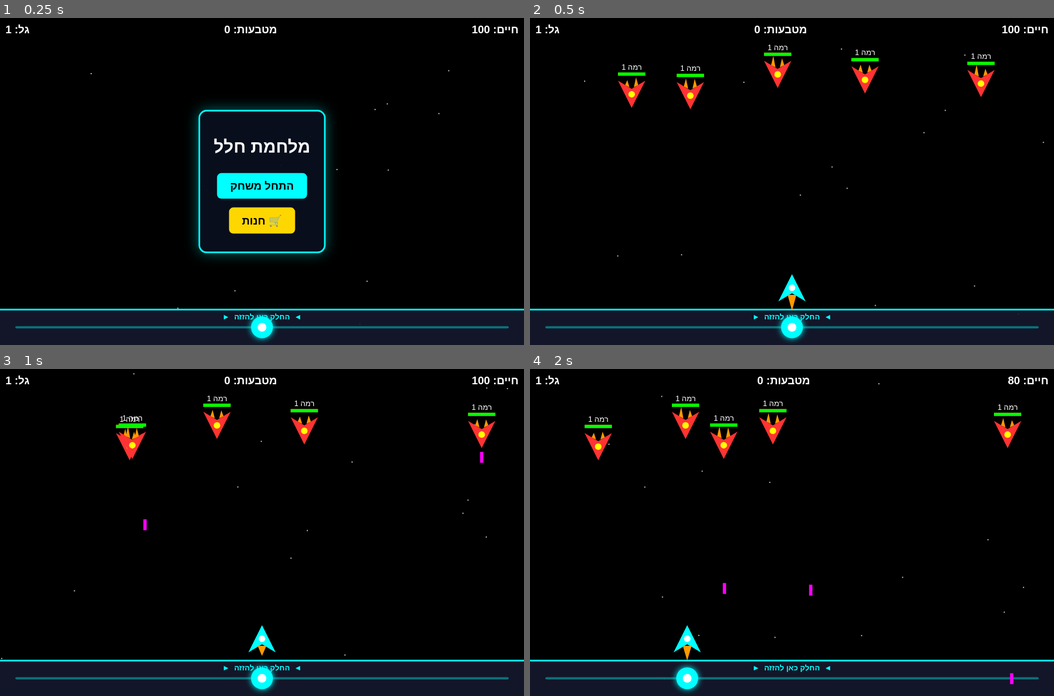
Above: before the commit, frames 1-4 (two rows, left to right).
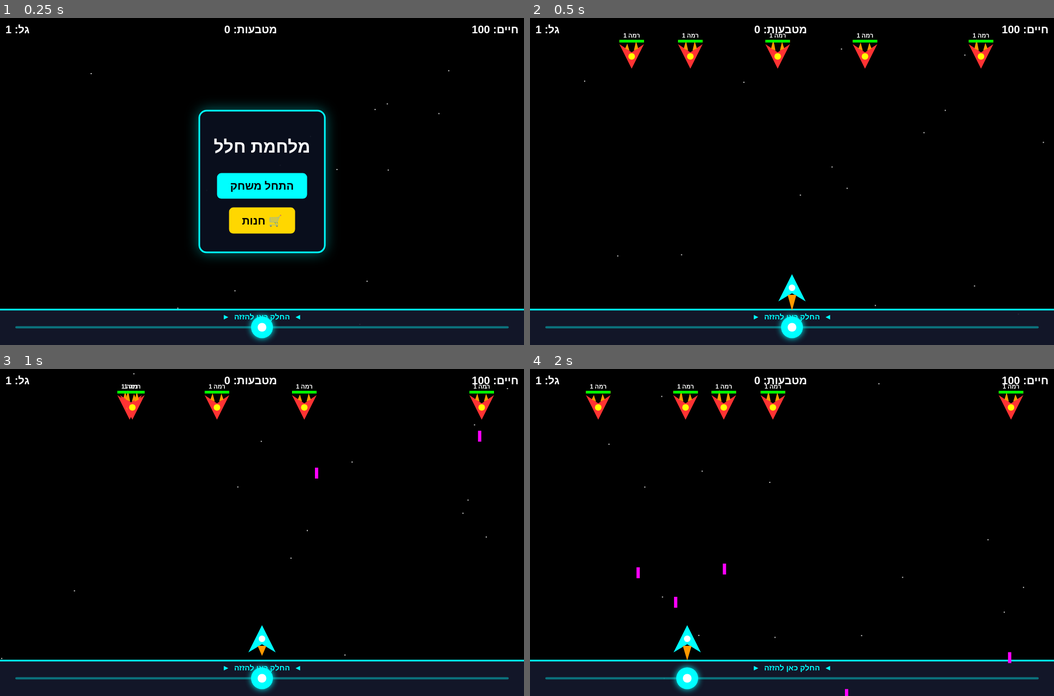
Above: after the commit, the same moments.

Repository: ohadidi5/space-shooter
Game: browser game, page index.html
The game is run twice, just before and just after one commit, with the same random seed, the same clock (stepped at 60 frames per second) and the same inputs.
Inputs (mouse positions are in pixels of both pictures, inside the frame that each line leads up to):
- Up to frame 1 (0.25 s): no input
- Up to frame 2 (0.5 s): click "התחל משחק" at 0.27 s
- Up to frame 3 (1 s): no input
- Up to frame 4 (2 s): click (792, 565) at 1.07 s; click (687, 499) at 1.67 s

Frame 1 is identical in both runs. In frame 2, 2.3% of the frame differs, in the area x 16-89%, y 4-28%; in frame 3, 2.1%; in frame 4, 2.6%, in the area x 10-95%, y 2-100%.

Commit message:
Fix enemy ships position: align neatly at the top of the screen

Diff:
--- a/index.html
+++ b/index.html
@@ -277,11 +277,11 @@
 
         class Enemy {
             constructor(level, index, total) {
-                this.width = 50;
-                this.height = 50;
+                this.width = 45;
+                this.height = 45;
                 let spacing = width / (total + 1);
                 this.x = spacing * (index + 1) - this.width / 2;
-                this.y = 60 + (Math.random() * 60);
+                this.y = 48; // Right below the top UI bar at the top of the screen
                 this.hp = 100;
                 this.level = level;
                 this.speed = (Math.random() > 0.5 ? 1 : -1) * (1.5 + level * 0.3);
@@ -341,15 +341,15 @@
 
                 // Draw HP bar
                 ctx.fillStyle = 'red';
-                ctx.fillRect(this.x, this.y - 15, this.width, 6);
+                ctx.fillRect(this.x, this.y - 8, this.width, 5);
                 ctx.fillStyle = '#00ff00';
-                ctx.fillRect(this.x, this.y - 15, this.width * (this.hp / 100), 6);
+                ctx.fillRect(this.x, this.y - 8, this.width * (this.hp / 100), 5);
 
                 // Draw level text
-                ctx.fillStyle = 'white';
-                ctx.font = '14px Arial';
+                ctx.fillStyle = '#ffffff';
+                ctx.font = 'bold 11px Arial';
                 ctx.textAlign = 'center';
-                ctx.fillText('רמה ' + this.level, this.x + this.width / 2, this.y - 20);
+                ctx.fillText('רמה ' + this.level, this.x + this.width / 2, this.y - 12);
             }
         }
 
